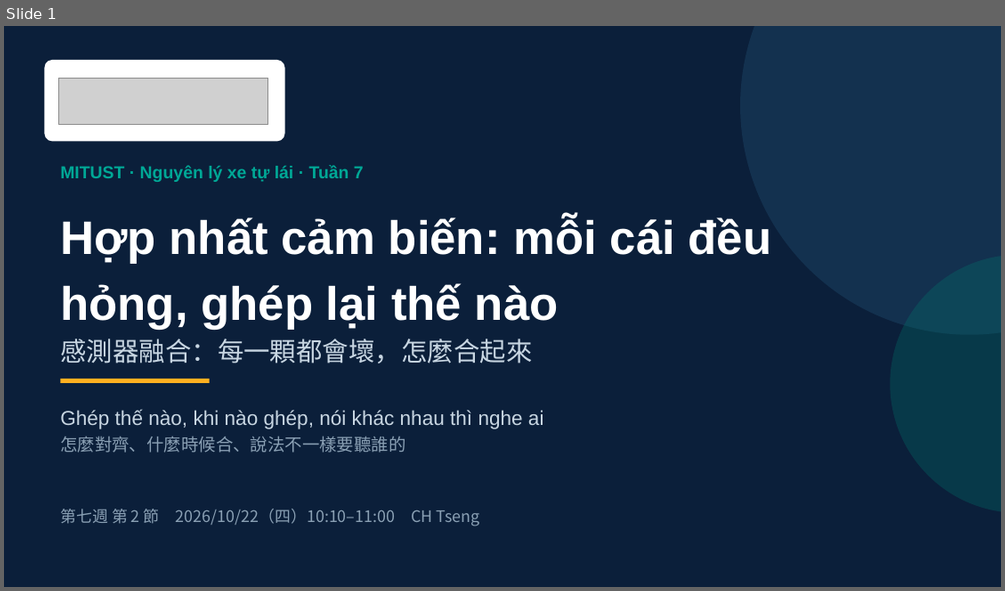
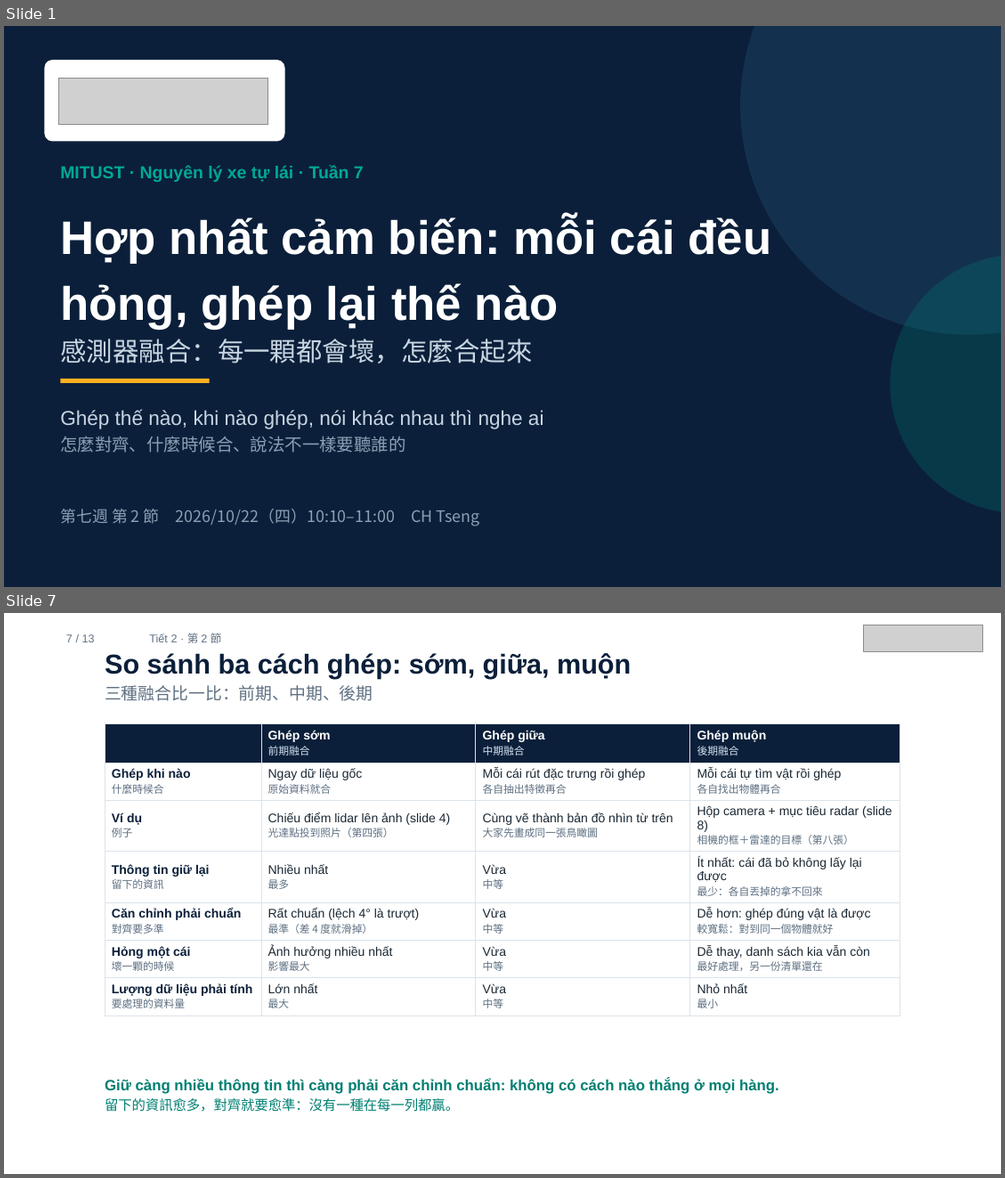
Before and after one commit to ch-neural/MITUST-Principles-of-Self-Driving-Cars, a slide deck: 第七週(10-22)/第七週_第2節_簡報.pptx. Shown one above the other, each under a label of ours: slide 1 before the commit, slides 1 and 7 after it; the slides between them are not shown. The pictures are 1005x591 and 1005x1178 pixels, drawn with LibreOffice and Linux fonts; fonts in the diff are those of the drawing; grey boxes stand for pictures. Boxes give left, top, right and bottom in pixels: in the first picture for what was removed or moved away, otherwise in the second. Text is boxed around its words. In the diff, an @@ line names an element or a change of style, - is before the commit and + after.

```diff
--- a/第七週(10-22)/第七週_第2節_簡報.pptx
+++ b/第七週(10-22)/第七週_第2節_簡報.pptx
@@ slide 7 added at <box>4,613,1001,1174</box>, background #FFFFFF @@
@@ text added at <box>66,634,95,642</box>, 8.1 pt, text #5F7183 @@
+7 / 13
@@ text added at <box>149,633,222,643</box>, 8.1 pt, text #5F7183 @@
+Tiết 2 · 第 2 節
@@ picture added at <box>863,625,983,652</box> @@
@@ text added at <box>105,653,631,701</box>, 19.7 pt, text #0B1F3A, bold @@
+So sánh ba cách ghép: sớm, giữa, muộn
+三種融合比一比：前期、中期、後期
@@ table added at <box>105,723,900,1012</box>, 7 rows, 4 columns @@
+ | Ghép sớm / 前期融合 | Ghép giữa / 中期融合 | Ghép muộn / 後期融合
+Ghép khi nào / 什麼時候合 | Ngay dữ liệu gốc / 原始資料就合 | Mỗi cái rút đặc trưng rồi ghép / 各自抽出特徵再合 | Mỗi cái tự tìm vật rồi ghép / 各自找出物體再合
+Ví dụ / 例子 | Chiếu điểm lidar lên ảnh (slide 4) / 光達點投到照片（第四張） | Cùng vẽ thành bản đồ nhìn từ trên / 大家先畫成同一張鳥瞰圖 | Hộp camera + mục tiêu radar (slide 8) / 相機的框＋雷達的目標（第八張）
+Thông tin giữ lại / 留下的資訊 | Nhiều nhất / 最多 | Vừa / 中等 | Ít nhất: cái đã bỏ không lấy lại được / 最少：各自丟掉的拿不回來
+Căn chỉnh phải chuẩn / 對齊要多準 | Rất chuẩn (lệch 4° là trượt) / 最準（差 4 度就滑掉） | Vừa / 中等 | Dễ hơn: ghép đúng vật là được / 較寬鬆：對到同一個物體就好
+Hỏng một cái / 壞一顆的時候 | Ảnh hưởng nhiều nhất / 影響最大 | Vừa / 中等 | Dễ thay, danh sách kia vẫn còn / 最好處理，另一份清單還在
+Lượng dữ liệu phải tính / 要處理的資料量 | Lớn nhất / 最大 | Vừa / 中等 | Nhỏ nhất / 最小
@@ text added at <box>105,1078,779,1111</box>, 10.8 pt, text #007F72, bold @@
+Giữ càng nhiều thông tin thì càng phải căn chỉnh chuẩn: không có cách nào thắng ở mọi hàng.
+留下的資訊愈多，對齊就要愈準：沒有一種在每一列都贏。
```
Also in this commit, not shown: 11 slides changed, 6 other files.
